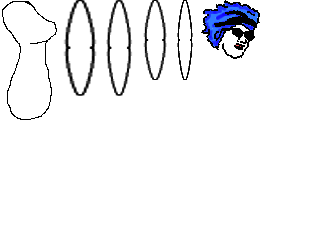
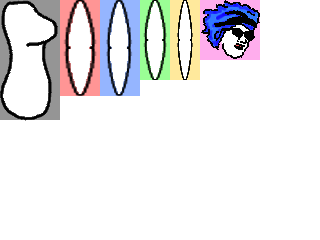
Layers edited between the first and the second 320 x 240 image:
added layer "Layer copy" above "Layer" over (0, 0, 58, 121)
added layer "Layer" above "body base" over (0, 0, 58, 121)
hid "body base" over (2, 1, 57, 120)
hid "body base copy" over (2, 1, 57, 120)
showed "areas" over (0, 0, 260, 120)
